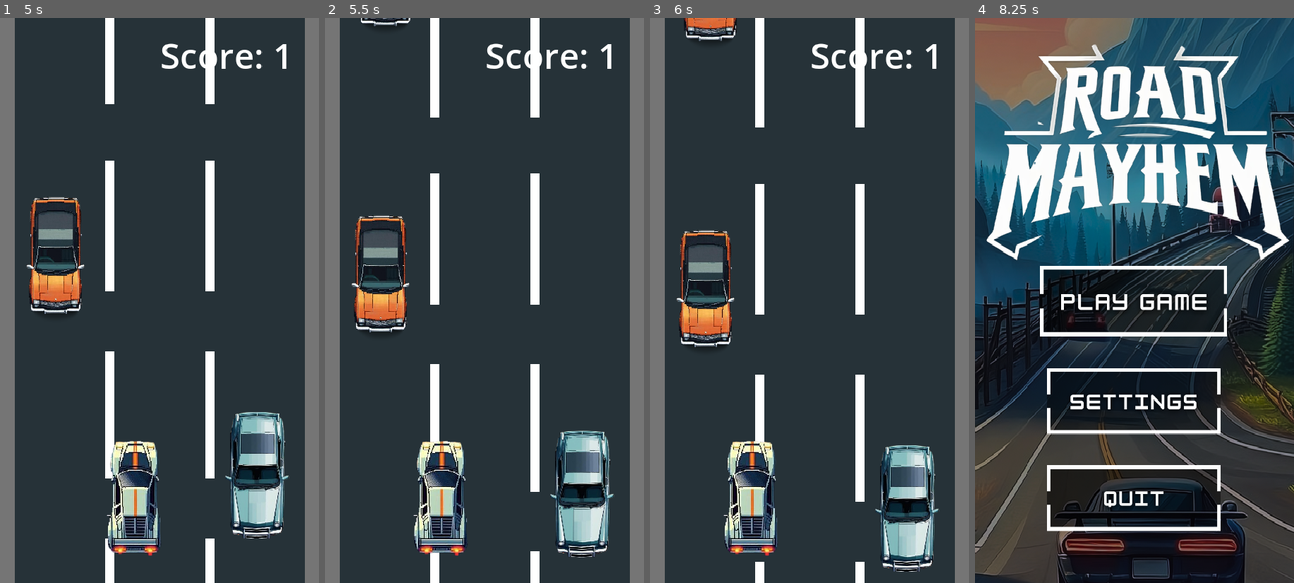
Above: before the commit, frames 1-4 (left to right).
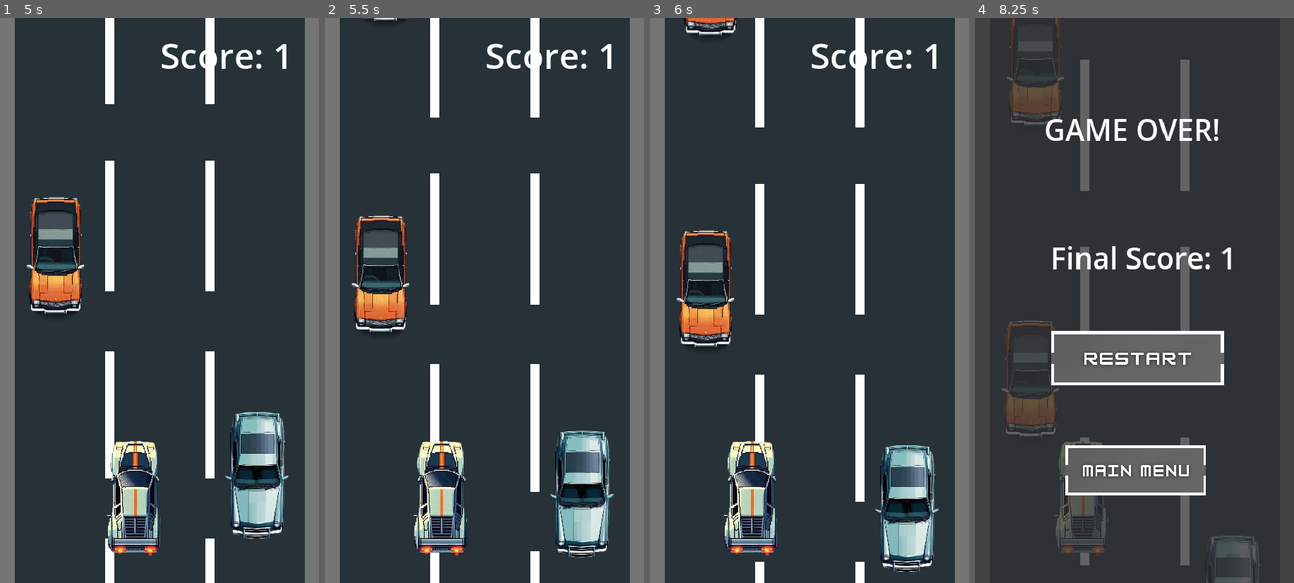
Above: after the commit, the same moments.

Repository: schadha2w/RoadMayhem
Game: Godot game, scene res://Scene/menu.tscn
Two runs of this game, one before a commit and one after it. Both use one fixed random seed, a clock stepped at 60 frames per second and the inputs below. Sound files missing from this copy of the repository are replaced by a short silence.
Inputs (mouse positions are in pixels of both pictures, inside the frame that each line leads up to):
- Up to frame 1 (5 s): click (159, 300) at 0.5 s; hold Right (ui_right) 1.28-2.03 s; hold Left (ui_left) 2.03-2.78 s; hold Right (ui_right) 2.78-3.53 s; hold Up (ui_up) 3.53-4.28 s; hold Left (ui_left) from 4.28 s (still down)
- Up to frame 2 (5.5 s): keep holding Left (ui_left)
- Up to frame 3 (6 s): keep holding Left (ui_left)
- Up to frame 4 (8.25 s): release Left (ui_left) at 6.53 s; hold Right (ui_right) 6.53-7.28 s; hold Up (ui_up) 7.28-8 s; click (1134, 300) at 8.02 s

Frame 1 is identical in both runs. In frame 2, 0.1% of the frame differs, in the area x 11-27%, y 0-2%; in frame 3, 0.5%; in frame 4, 82%, in the area x 0-100%, y 0-100%.

Commit message:
added Game Over Menu

Diff:
--- a/Scene/car1.tscn
+++ b/Scene/car1.tscn
@@ -3,12 +3,13 @@
 [ext_resource type="Texture2D" uid="uid://drj8h5iikbyxq" path="res://Assets/orangecar.png" id="1_csqbg"]
 
 [sub_resource type="RectangleShape2D" id="RectangleShape2D_06sqq"]
-size = Vector2(94, 208)
+size = Vector2(94, 195.938)
 
 [node name="Car1" type="CharacterBody2D"]
 metadata/car = false
 
 [node name="CollisionShape2D" type="CollisionShape2D" parent="."]
+position = Vector2(0, -3.0625)
 shape = SubResource("RectangleShape2D_06sqq")
 
 [node name="Orangecar" type="Sprite2D" parent="."]
@@ -18,4 +19,5 @@
 [node name="Area2D" type="Area2D" parent="."]
 
 [node name="CollisionShape2D" type="CollisionShape2D" parent="Area2D"]
+position = Vector2(0, -2.96875)
 shape = SubResource("RectangleShape2D_06sqq")
--- a/Scene/main.tscn
+++ b/Scene/main.tscn
@@ -8,6 +8,8 @@
 [ext_resource type="Script" path="res://Scripts/collisionForCar.gd" id="5_a614i"]
 [ext_resource type="PackedScene" uid="uid://bxol8yb2tc1su" path="res://Scene/car2.tscn" id="5_hgljf"]
 [ext_resource type="PackedScene" uid="uid://bc8qfot4g1kts" path="res://Scene/car1.tscn" id="6_yciaq"]
+[ext_resource type="Texture2D" uid="uid://bt305ilqwg58d" path="res://Assets/restart.png" id="9_bba7n"]
+[ext_resource type="Texture2D" uid="uid://cr8jm68od4mge" path="res://Assets/mainmenubutton.png" id="10_ev6m6"]
 
 [sub_resource type="RectangleShape2D" id="RectangleShape2D_ew082"]
 size = Vector2(1238, 20)
@@ -18,17 +20,17 @@
 [sub_resource type="RectangleShape2D" id="RectangleShape2D_rx7t1"]
 size = Vector2(24, 1920)
 
-[sub_resource type="RectangleShape2D" id="RectangleShape2D_6iwlr"]
-
 [node name="Node2D" type="Node2D"]
 script = ExtResource("1_4af3n")
 car_scene = ExtResource("6_yciaq")
 
 [node name="CharacterBody2D" type="CharacterBody2D" parent="."]
 
-[node name="Player" parent="." node_paths=PackedStringArray("score_ui") instance=ExtResource("1_647k2")]
+[node name="Player" parent="." node_paths=PackedStringArray("score_ui", "game_over_ui", "final_score_label") instance=ExtResource("1_647k2")]
 position = Vector2(-104, 845)
 score_ui = NodePath("../CanvasLayer/Label")
+game_over_ui = NodePath("CanvasLayer2")
+final_score_label = NodePath("CanvasLayer2/Label2")
 
 [node name="Area2D3" type="Area2D" parent="Player"]
 position = Vector2(-40, -284)
@@ -36,6 +38,58 @@
 [node name="CollisionShape2D" type="CollisionShape2D" parent="Player/Area2D3"]
 position = Vector2(38, 0)
 shape = SubResource("RectangleShape2D_ew082")
+
+[node name="CanvasLayer2" type="CanvasLayer" parent="Player"]
+
+[node name="Label" type="Label" parent="Player/CanvasLayer2"]
+offset_left = -184.0
+offset_top = 88.0
+offset_right = 718.0
+offset_bottom = 293.0
+theme_override_font_sizes/font_size = 50
+text = "GAME OVER!"
+horizontal_alignment = 1
+vertical_alignment = 1
+metadata/game_over_title = false
+
+[node name="Label2" type="Label" parent="Player/CanvasLayer2"]
+offset_left = -54.0
+offset_top = 306.0
+offset_right = 626.0
+offset_bottom = 511.0
+theme_override_font_sizes/font_size = 50
+text = "SCORE : 0"
+horizontal_alignment = 1
+vertical_alignment = 1
+metadata/final_score = false
+
+[node name="ColorRect" type="ColorRect" parent="Player/CanvasLayer2"]
+z_index = -2
+offset_left = -2026.0
+offset_top = -845.0
+offset_right = 7974.0
+offset_bottom = 9155.0
+color = Color(0.197937, 0.197937, 0.197937, 0.760784)
+
+[node name="RestartButton" type="TextureButton" parent="Player/CanvasLayer2"]
+z_index = 10
+offset_left = 128.0
+offset_top = 532.0
+offset_right = 2720.0
+offset_bottom = 1396.0
+scale = Vector2(0.113714, 0.106567)
+texture_normal = ExtResource("9_bba7n")
+
+[node name="MainMenuButton" type="TextureButton" parent="Player/CanvasLayer2"]
+z_index = 10
+offset_left = 153.0
+offset_top = 726.0
+offset_right = 2745.0
+offset_bottom = 1590.0
+scale = Vector2(0.0923532, 0.0983331)
+texture_normal = ExtResource("10_ev6m6")
+
+[node name="AudioStreamPlayer2D" type="AudioStreamPlayer2D" parent="Player/CanvasLayer2"]
 
 [node name="Camera2D" type="Camera2D" parent="."]
 position = Vector2(-100, 533)
@@ -97,21 +151,4 @@
 theme_override_font_sizes/font_size = 60
 text = "Score: 0"
 
-[node name="Control" type="Control" parent="."]
-layout_mode = 3
-anchors_preset = 0
-offset_left = -279.0
-offset_top = 1068.0
-offset_right = -239.0
-offset_bottom = 1108.0
-
-[node name="left" type="TouchScreenButton" parent="Control"]
-scale = Vector2(3.73906, -3.63511)
-shape = SubResource("RectangleShape2D_6iwlr")
-
-[node name="right" type="TouchScreenButton" parent="Control"]
-position = Vector2(347, -5)
-scale = Vector2(3.73906, -3.63511)
-shape = SubResource("RectangleShape2D_6iwlr")
-
 [connection signal="area_entered" from="Player/Area2D3" to="." method="_on_area_entered"]
--- a/Scripts/menu.gd
+++ b/Scripts/menu.gd
@@ -12,12 +12,6 @@
 var next_action: Callable = Callable()
 
 func _ready() -> void:
-
-	print("Play button:", play_button)
-	print("Exit button:", exit_button)
-	print("Settings button:", settings_button)
-	print("AudioStreamPlayer2D:", button_sound_player)
-
 
 	play_button.connect("pressed", Callable(self, "_on_play_button_pressed"))
 	exit_button.connect("pressed", Callable(self, "_on_exit_button_pressed"))
--- a/Scripts/player.gd
+++ b/Scripts/player.gd
@@ -4,11 +4,23 @@
 var current_speed = 0.0
 var acceleration = 200.0
 var deceleration = 150.0
-var max_speed = 5500.0
+var max_speed = 1000.0
 var min_speed = 50.0
 var current_score = 0
 
 @export var score_ui : Node
+@export var game_over_ui : Node
+@export var final_score_label : Node
+
+@onready var restart_button : TextureButton = $CanvasLayer2/RestartButton
+@onready var mainmenu_button : TextureButton = $CanvasLayer2/MainMenuButton
+
+func _ready():
+	game_over_ui.visible = false
+
+	restart_button.connect("pressed", Callable(self, "_on_restart_button_pressed"))
+	mainmenu_button.connect("pressed", Callable(self, "_on_main_menu_button_pressed"))
+
 
 func _physics_process(delta: float) -> void:
 
@@ -34,10 +46,27 @@
 
 func crash(body: Node2D) -> void:
 	if body.has_meta("car"):
-		get_tree().change_scene_to_file("res://Scene/menu.tscn")
+		show_game_over()
+
+func show_game_over():
+	get_tree().paused = true
+
+	score_ui.visible = false
+
+	game_over_ui.visible=true
+
+	final_score_label.text = "Final Score: " + str(current_score)
 
 func Score(body: Node2D) -> void:
 	if body.has_meta("car"):
 		current_score += 1
 		print(current_score)
 		score_ui.text = "Score: " + str(current_score)
+
+func _on_restart_button_pressed():
+	get_tree().paused = false
+	get_tree().reload_current_scene()
+
+func _on_main_menu_button_pressed():
+	get_tree().paused = false
+	get_tree().change_scene("res://Scene/menu.tscn")
Binary file added: Assets/mainmenubutton.png
Not shown, added: Assets/mainmenubutton.png.import
Binary file added: Assets/restart.png
Not shown, added: Assets/restart.png.import
Not shown: 1 places in Scene/main.tscn that only renumber resources
